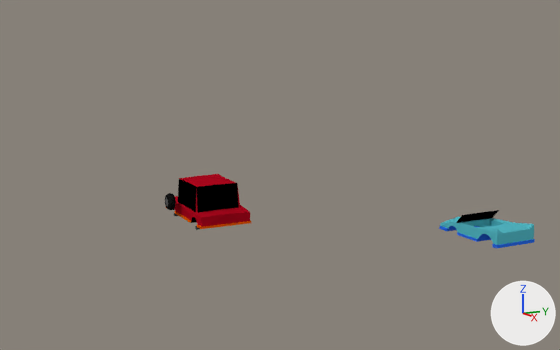
A saved change to the Blender file Assets/Models/BlenderFIles/FirstCar.blend.
Camera for both pictures: a 50 mm lens placed at (26.1, -15.7, 8.3), pointed at (-1.7, -1.6, 2.7). Lighting does not change. The marker at lower right points along +X, +Y and +Z.

Script lines for the objects in view, before the commit:
```python
ob_cube = bpy.data.objects.new('Cube', me_cube_007)
ob_cube.location = (1.22, 6.85, 0.3)
ob_cube.scale = (1.8, 1.0, 0.427)
ob_sphere_000 = bpy.data.objects.new('Sphere.000', me_sphere_002)
ob_sphere_000.location = (-2.36, -4.53, 1.69)
ob_sphere_000.rotation_euler = (-1.571, 0.148, 3.154)  # degrees (-90, 8.5, 181)
ob_sphere_000.scale = (0.4, 0.4, 0.4)
ob_sphere_002 = bpy.data.objects.new('Sphere.002', me_sphere_001)
ob_sphere_002.location = (-2.74, -5.92, 1.82)
ob_sphere_002.rotation_euler = (-1.571, 0.148, 3.154)  # degrees (-90, 8.5, 181)
ob_sphere_002.scale = (0.4, 0.4, 0.4)
```
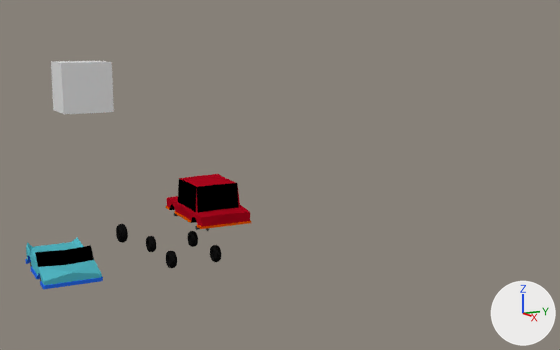
The newer file is also turned or shifted as a whole; pictures and numbers use the older file's frame.

Pixel boxes [x1, y1, x2, y2] of what changed, in the pictures (560 x 350 px):
'Cube.001', added: after [51, 61, 114, 114]
'Sphere.002', reshaped (558% wider, 194% taller): before [165, 193, 176, 210]; after [25, 237, 103, 289]
'Cube', deleted (cyan): before [439, 210, 535, 248]
'Sphere.004', added (black): after [146, 231, 221, 268]
    faces in mat_wheel (black #131313): [166, 245, 221, 268]
    faces in mat_wheel_001 (black #131313): [146, 231, 198, 252]
'Tire', added: after [116, 224, 128, 243]
part 1 of me_sphere_001, deleted: before [165, 193, 176, 210]

Diff of the bpy script that builds the scene:
```diff
--- a/Assets/Models/BlenderFIles/FirstCar.blend.py
+++ b/Assets/Models/BlenderFIles/FirstCar.blend.py
@@ mat_axle_002 @@
+mat_axle_002 = diffuse_material('Axle.002')
+mat_axle_002.base_color = (0.0704, 0.0704, 0.0704)  # dark grey #4b4b4b
@@ mat_axle_004 @@
+mat_axle_004 = diffuse_material('Axle.004')
+mat_axle_004.base_color = (0.0704, 0.0704, 0.0704)  # dark grey #4b4b4b
@@ mat_wheel_007 @@
+mat_wheel_007 = diffuse_material('Wheel.007')
+mat_wheel_007.base_color = (0.00655, 0.00655, 0.00655)  # black #131313
@@ mat_wheel @@
+mat_wheel = diffuse_material('Wheel')
+mat_wheel.base_color = (0.00655, 0.00655, 0.00655)  # black #131313
@@ me_sphere_001 @@
 # used by ob_sphere_002; location = (-2.74, -5.92, 1.82); rotation_euler = (-1.571, 0.148, 3.154), in degrees (-90, 8.5, 181); scale = (0.4, 0.4, 0.4)
-me_sphere_001.from_pydata(...)  # 673 vertices, 659 faces; spans x -0.84..0.84, y -0.86..0.82, z -0.39..0.44
-me_sphere_001.materials.append(mat_hubcap_001)  # dark grey #595959
-me_sphere_001.materials.append(mat_wheel_001)  # black #131313
+me_sphere_001.from_pydata(...)  # 309 vertices, 215 faces; spans x -4.75..4.46, y 2.76..6.07, z 8.3..13.63
+# me_sphere_001 part 1: 673 vertices removed from x -0.84..0.84, y -0.86..0.82, z -0.39..0.44
+me_sphere_001.materials.append(mat_axle_004)  # dark grey #4b4b4b
+me_sphere_001.materials.append(mat_hotrodpaint)  # cyan #53b7c4
+me_sphere_001.materials.append(mat_hotrodbumper)  # blue #2b6be7
+me_sphere_001.materials.append(mat_glass)  # black #000000
+me_sphere_001.materials.append(mat_axle_002)  # dark grey #4b4b4b
@@ me_sphere_006 @@
+me_sphere_006.from_pydata(...)  # 576 vertices, 576 faces; spans x -0.83..0.84, y -0.83..0.85, z -0.38..0.37
+me_sphere_006.materials.append(mat_wheel_007)  # black #131313
@@ me_cube @@
+me_cube.from_pydata(...)  # a box spanning x -1.0..1.0, y -1.0..1.0, z -1.0..1.0
@@ me_sphere_007 @@
+me_sphere_007.from_pydata(...)  # 2306 vertices, 2304 faces; spans x -3.78..4.15, y 0.21..2.81, z -5.31..0.02
+# faces by material slot: [1152, 1152]
+me_sphere_007.materials.append(mat_wheel_001)  # black #131313
+me_sphere_007.materials.append(mat_wheel)  # black #131313
@@ ob_cube @@
-ob_cube = bpy.data.objects.new('Cube', me_cube_007)
-ob_cube.location = (1.22, 6.85, 0.3)
-ob_cube.scale = (1.8, 1.0, 0.427)
@@ ob_tire @@
+ob_tire = bpy.data.objects.new('Tire', me_sphere_006)
+ob_tire.location = (-0.44, -8.54, 1.39)
+ob_tire.rotation_euler = (-1.571, 0.148, 0.0121)  # degrees (-90, 8.5, 0.7)
+ob_tire.scale = (0.4, 0.4, 0.4)
@@ ob_cube_001 @@
+ob_cube_001 = bpy.data.objects.new('Cube.001', me_cube)
+ob_cube_001.location = (-5.89, -8.48, 6.28)
+ob_cube_001.rotation_euler = (0.0, 0.0, 3.142)  # degrees (0, 0, 180)
@@ ob_sphere_004 @@
+ob_sphere_004 = bpy.data.objects.new('Sphere.004', me_sphere_007)
+ob_sphere_004.location = (-2.36, -4.52, 0.57)
+ob_sphere_004.rotation_euler = (-1.571, 0.148, 0.0121)  # degrees (-90, 8.5, 0.7)
+ob_sphere_004.scale = (0.4, 0.4, 0.4)
```
